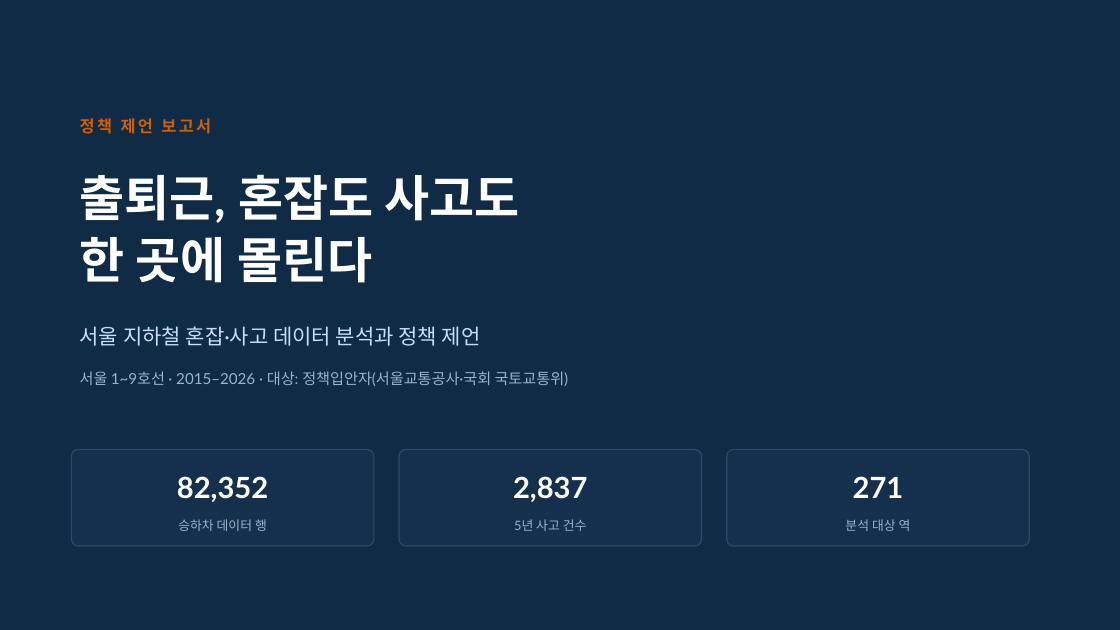
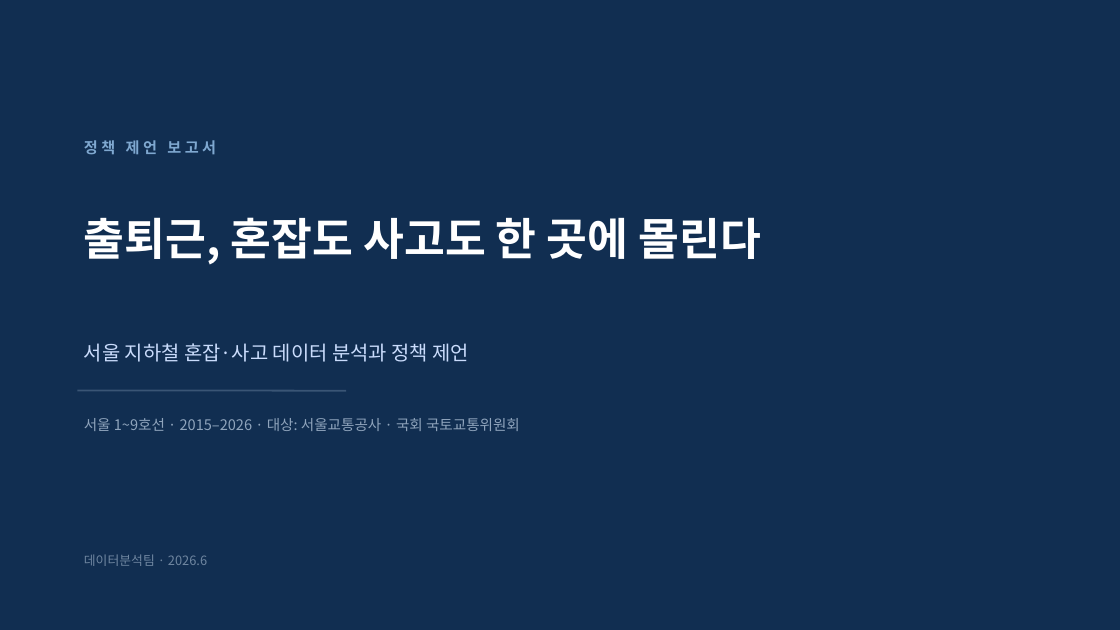
Before and after one commit to yuneunmi814-cmyk/data-analysis-mini-project, a slide deck: slide 1 of 발표장표_지하철혼잡.pptx. Drawn at 1120x630 pixels with LibreOffice and Linux fonts; fonts in the diff are those of the drawing. Boxes give left, top, right and bottom in pixels: in the first picture for what was removed or moved away, otherwise in the second. Text is boxed around its words. In the diff, an @@ line names an element or a change of style, - is before the commit and + after.

```diff
--- a/발표장표_지하철혼잡.pptx
+++ b/발표장표_지하철혼잡.pptx
@@ background #0F2B46 to #112E51 @@
@@ text "정책 제언 보고서" moved from (x1=80, y1=118, x2=211, y2=134) to (x1=84, y1=140, x2=216, y2=155) @@
@@ text "정책 제언 보고서" at (x1=84, y1=140, x2=216, y2=155): size 14 to 13 pt, font Lato to Noto Sans CJK KR, text colour #D55E00 to #7FA8D0, letter spacing 2 to 3 pt @@
@@ text at (x1=84, y1=217, x2=760, y2=264): text changed; size 42 to 38 pt; font Lato to Noto Sans CJK KR @@
-출퇴근, 혼잡도 사고도
-한 곳에 몰린다
+출퇴근, 혼잡도 사고도 한 곳에 몰린다
@@ text "서울 지하철 혼잡·사고 데이터 분석과 ..." moved from (x1=80, y1=326, x2=481, y2=346) to (x1=84, y1=343, x2=470, y2=362) @@
@@ text "서울 지하철 혼잡·사고 데이터 분석과 ..." at (x1=84, y1=343, x2=470, y2=362): size 18 to 17 pt, font Lato to Noto Sans CJK KR @@
@@ line added from (77, 391) to (346, 391), #3A5575 1.5 pt @@
@@ text at (x1=84, y1=418, x2=520, y2=431): text changed; size 13 to 12.5 pt; font Lato to Noto Sans CJK KR; text colour #9DB2CC to #8FA4BC @@
-서울 1~9호선 · 2015–2026 · 대상: 정책입안자(서울교통공사·국회 국토교통위)
+서울 1~9호선 · 2015–2026 · 대상: 서울교통공사 · 국회 국토교통위원회
@@ rounded rectangle removed at (x1=71, y1=450, x2=374, y2=546) @@
@@ text removed at (x1=177, y1=476, x2=268, y2=502) @@
-82,352
@@ rounded rectangle removed at (x1=399, y1=450, x2=702, y2=546) @@
@@ text removed at (x1=513, y1=476, x2=587, y2=502) @@
-2,837
@@ rounded rectangle removed at (x1=727, y1=450, x2=1029, y2=546) @@
@@ text removed at (x1=853, y1=476, x2=904, y2=498) @@
-271
@@ text removed at (x1=178, y1=519, x2=267, y2=531) @@
-승하차 데이터 행
@@ text removed at (x1=514, y1=519, x2=587, y2=531) @@
-5년 사고 건수
@@ text removed at (x1=845, y1=519, x2=911, y2=531) @@
-분석 대상 역
@@ text added at (x1=84, y1=554, x2=207, y2=566), 11 pt, text #6F86A0 @@
+데이터분석팀 · 2026.6
```
Also in this commit, not shown: 14 other slides changed, 3 slides added, 1 slide removed.
